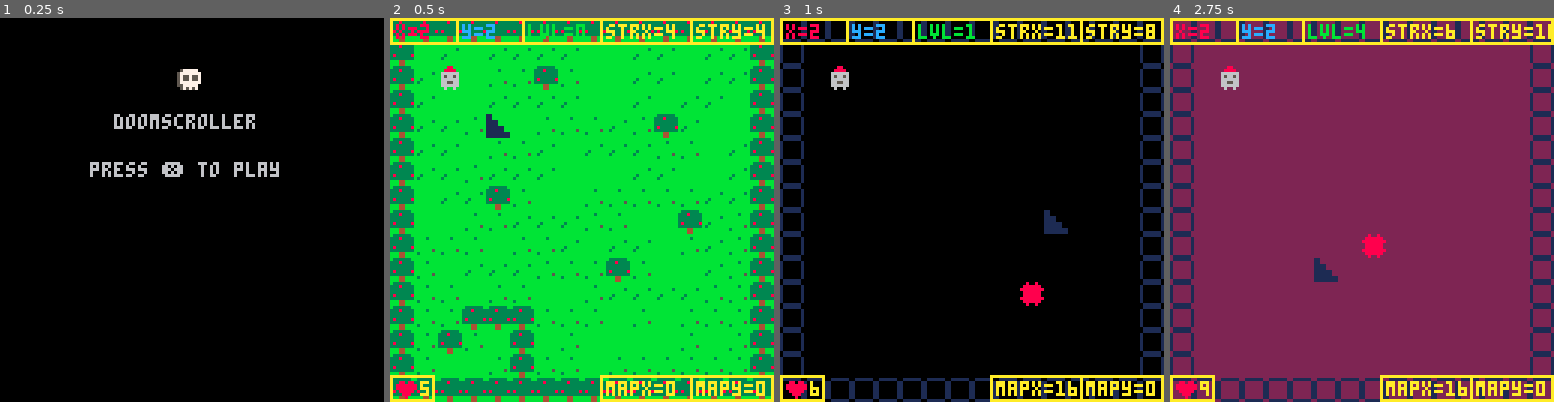
Above: before the commit, frames 1-4 (left to right).
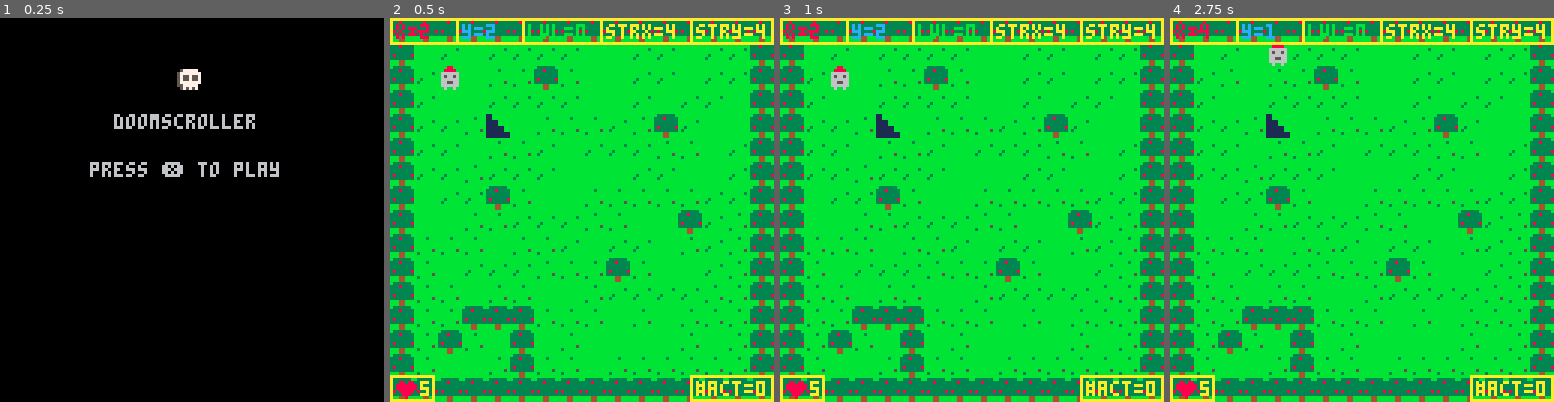
Above: after the commit, the same moments.

Repository: OmniWode/doomscroller
Game: PICO-8 cartridge doomscroller.p8
The game is run twice, just before and just after one commit, with the same random seed, the same clock (stepped at 60 frames per second) and the same inputs.
Inputs:
- Up to frame 1 (0.25 s): no input
- Up to frame 2 (0.5 s): tap X (X key) at 0.33 s
- Up to frame 3 (1 s): tap O (Z key) at 0.7 s
- Up to frame 4 (2.75 s): tap X (X key) at 1.07, 1.85 s; hold Right 1.6-2.1 s; tap O (Z key) at 1.7, 2.1, 2.5 s; hold Up 2.15-2.42 s; hold Right from 2.47 s (still down)

Frame 1 is identical in both runs. In frame 2, 0.9% of the frame differs, in the area x 54-92%, y 92-100%; in frame 3, 96%; in frame 4, 96%, in the area x 0-100%, y 0-100%.

Commit message:
added simple make room function and basic actor class for improved level generation - will be easier to start addind more elements per level

Diff:
--- a/doomscroller.p8
+++ b/doomscroller.p8
@@ -99,6 +99,8 @@
 	room={}
 	room.stairx=4
 	room.stairy=4
+	room.num_enem=3
+	room.actors={}
 
 	--flags
 	solid=0
@@ -126,8 +128,7 @@
 		mset(mapx+room.stairx,mapy+room.stairy,18)
 		cls(11)
 	else
-		mapx=16
-		mapy=0
+
 		--clear_room(mapx,mapy)
 		if (level%2==0) then
 			cls(2)
@@ -135,14 +136,18 @@
 			cls(0)
 		end
 
-		clear_room(mapx,mapy)
-		mset(mapx+room.stairx,mapy+room.stairy,18)
-		mset(mapx+room.enemyx,mapy+room.enemyy,3)
-	end
+		clear_room(mapx,mapy) --is this being called too often
+		set_room(mapx,mapy)
+		--mset(mapx+room.stairx,mapy+room.stairy,18)
+		--mset(mapx+room.enemyx,mapy+room.enemyy,3)
+
+	end
+
 
 	map(mapx,mapy,0,0,16,16)
 
 end
+
 
 function is_tile(tile_type,x,y)
 	tile=mget(x,y)
@@ -150,21 +155,27 @@
 	return has_flag
 end
 
+
 function can_move(x,y)
 	return not is_tile(solid,x,y)
 end
+
 
 function new_level()
 	level+=1
 	sfx(0)
 
-	p.x=22
-	p.y=6
-	p.hp+=1
+	mapx=16
+	mapy=0
+
+	p.x=18
+	p.y=2
+	--p.hp+=1
 
 	make_room()
 end
 
+
 function make_room()
 
 	--clear previous room
@@ -180,14 +190,33 @@
 
 	--prototype for enemies, etc
 	--replace with actors table later
-	room.enemyx=6+flr(rnd(6))
-	room.enemyy=6+flr(rnd(6))
-	if (room.stairx==room.enemyx) room.enemyx-=3
-	if (room.stairy==room.enemyy) room.enemyy-=3
+	--room.enemyx=6+flr(rnd(6))
+	--room.enemyy=6+flr(rnd(6))
+	--if (room.stairx==room.enemyx) room.enemyx-=3
+	--if (room.stairy==room.enemyy) room.enemyy-=3
+
+	room.actors={}
+
+	for i=1,room.num_enem do
+		local e=make_enemy()
+		add(room.actors,e)
+	end
+	--stop(room.num_enem)
+
+end
+
+
+function set_room(mapx,mapy)
+	mset(mapx+room.stairx,mapy+room.stairy,18)
 	--mset(mapx+room.enemyx,mapy+room.enemyy,3)
 
-
-end
+	for a in all(room.actors) do
+		mset(a.x,a.y,a.spr)
+		--stop(a.x)
+	end
+
+end
+
 
 function clear_room(mapx,mapy)
 	for i=1,14 do
@@ -197,6 +226,17 @@
 	end
 
 end
+
+function make_enemy()
+	local e={}
+	e.x=(4+flr(rnd(8)))+mapx
+	e.y=(4+flr(rnd(8)))+mapy
+	e.spr=3
+	e.hp=3
+
+	return e
+end
+
 
 -->8
 --player code
@@ -226,13 +266,6 @@
 	if (btnp(2)) newy-=1
 	if (btnp(3)) newy+=1
 
-	if (btnp(4)) then
-		newx = 2
-		newy = 2
-		new_level()
-	end
-
-
 	--interact(newx, newy)
 
 	if (can_move(newx,newy)) then
@@ -287,10 +320,13 @@
 	print(p.hp,hudx+10,hudy+2,10)
 
 
-	rect(hudx+70,hudy,hudx+100,hudy+8,10)
-	print("mapx="..tostr(mapx),hudx+72,hudy+2,10)
+	--rect(hudx+70,hudy,hudx+100,hudy+8,10)
+	--print("mapx="..tostr(mapx),hudx+72,hudy+2,10)
+	--rect(hudx+100,hudy,hudx+127,hudy+8,10)
+	--print("mapy="..tostr(mapy),hudx+102,hudy+2,10)
+
 	rect(hudx+100,hudy,hudx+127,hudy+8,10)
-	print("mapy="..tostr(mapy),hudx+102,hudy+2,10)
+	print("#act="..tostr(#room.actors),hudx+102,hudy+2,10)
 
 end
 
